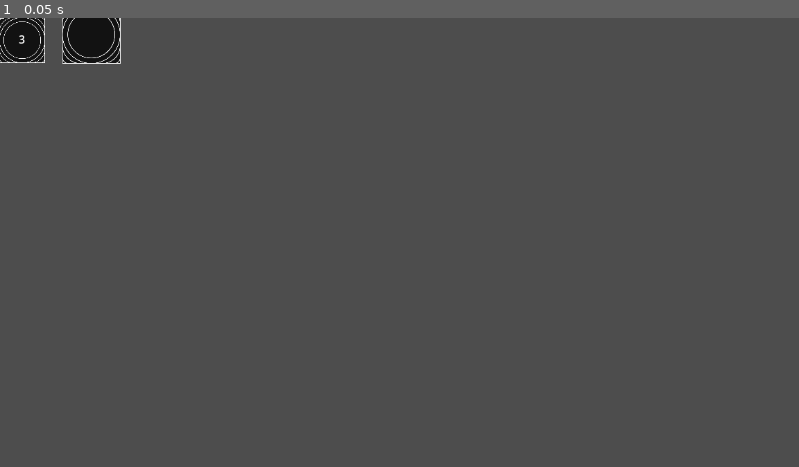
Above: before the commit, frame 1.
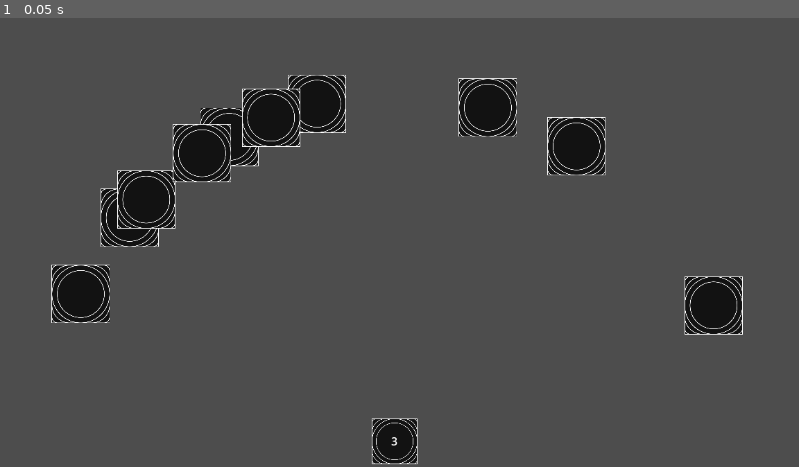
Above: after the commit, the same moment.

Repository: MemeCake789/Base01
Game: Godot game, scene res://main.tscn
The game is run twice, just before and just after one commit, with the same random seed, the same clock (stepped at 60 frames per second) and the same inputs. Before the commit the project starts from res://base.tscn.
Inputs:
- Up to frame 1 (0.05 s): no input

The runs differ from the first frame. In frame 1, 9.7% of the frame differs, in the area x 0-93%, y 0-100%.

Commit message:
Spawn Fix
~ Fixed spawn issue in main.tscn

Diff:
--- a/base.gd
+++ b/base.gd
@@ -3,7 +3,7 @@
 @onready var enemy_spawn_pivot: Marker2D = %EnemySpawnPoint
 
 # Properties
-@export var radius : int = 100
+@export var radius : int = 500
 
 var item_scene = load("res://temp.tscn")
 
@@ -13,13 +13,13 @@
 	# Spawn enemies randomly around the spawn point
 	for _i in range(10):
 		# Generate a random angle between 0 and -π radians
-		var angle = randf_range(0, -PI)
+		var angle = randf_range(-0.34, -PI + 0.34)
 
 		# Calculate x and y coordinates
 		var x = cos(angle) * radius
 		var y = sin(angle) * radius
 
-		var start_position = spawn_point_position + Vector2(x, y)
+		var start_position = Vector2(x, y)
 
 		var item = item_scene.instantiate()
 		item.position = start_position
--- a/base.tscn
+++ b/base.tscn
@@ -7,28 +7,28 @@
 size = Vector2(68, 68)
 
 [node name="Base" type="Node2D"]
+position = Vector2(32, 32)
 script = ExtResource("1_xu8bg")
 
 [node name="Base" type="Sprite2D" parent="."]
-position = Vector2(32, 32)
+position = Vector2(1.90735e-06, 1.90735e-06)
 scale = Vector2(0.170103, 0.170103)
 texture = ExtResource("1_327ae")
 
 [node name="Hitbox" type="Area2D" parent="."]
 
 [node name="CollisionShape2D" type="CollisionShape2D" parent="Hitbox"]
-position = Vector2(32, 32)
 shape = SubResource("RectangleShape2D_cceck")
 
 [node name="Health" type="RichTextLabel" parent="."]
-offset_left = 19.0
-offset_top = 19.0
-offset_right = 45.0
-offset_bottom = 45.0
+offset_left = -13.0
+offset_top = -12.0
+offset_right = 13.0
+offset_bottom = 14.0
 bbcode_enabled = true
 text = "[center]3"
+metadata/_edit_use_anchors_ = true
 
 [node name="EnemySpawnPoint" type="Marker2D" parent="."]
 unique_name_in_owner = true
-position = Vector2(32, 32)
 gizmo_extents = 550.0
--- a/main.tscn
+++ b/main.tscn
@@ -5,4 +5,4 @@
 [node name="Main" type="Node2D"]
 
 [node name="Base" parent="." instance=ExtResource("1_ion1b")]
-position = Vector2(575, 280)
+position = Vector2(569, 611)
--- a/project.godot
+++ b/project.godot
@@ -11,7 +11,7 @@
 [application]
 
 config/name="Base01"
-run/main_scene="res://base.tscn"
+run/main_scene="res://main.tscn"
 config/features=PackedStringArray("4.3", "GL Compatibility")
 config/icon="res://icon.svg"
 
